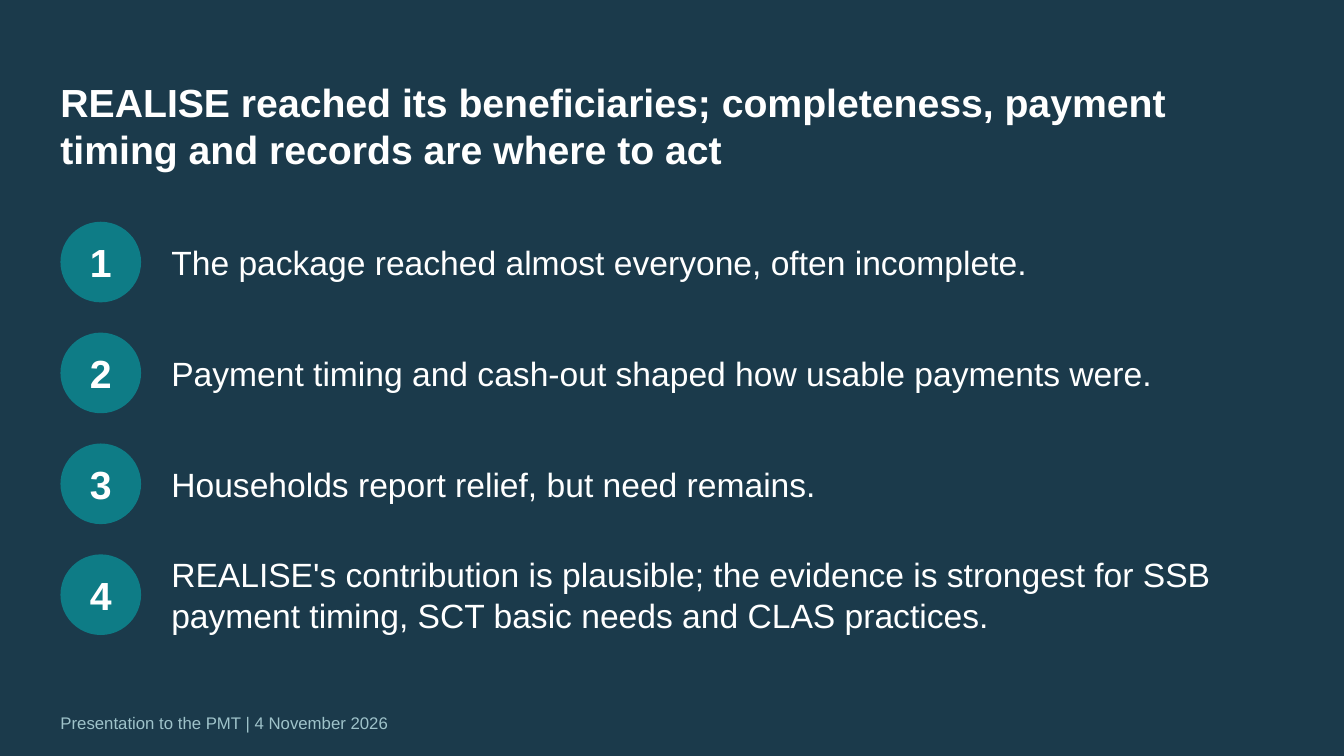
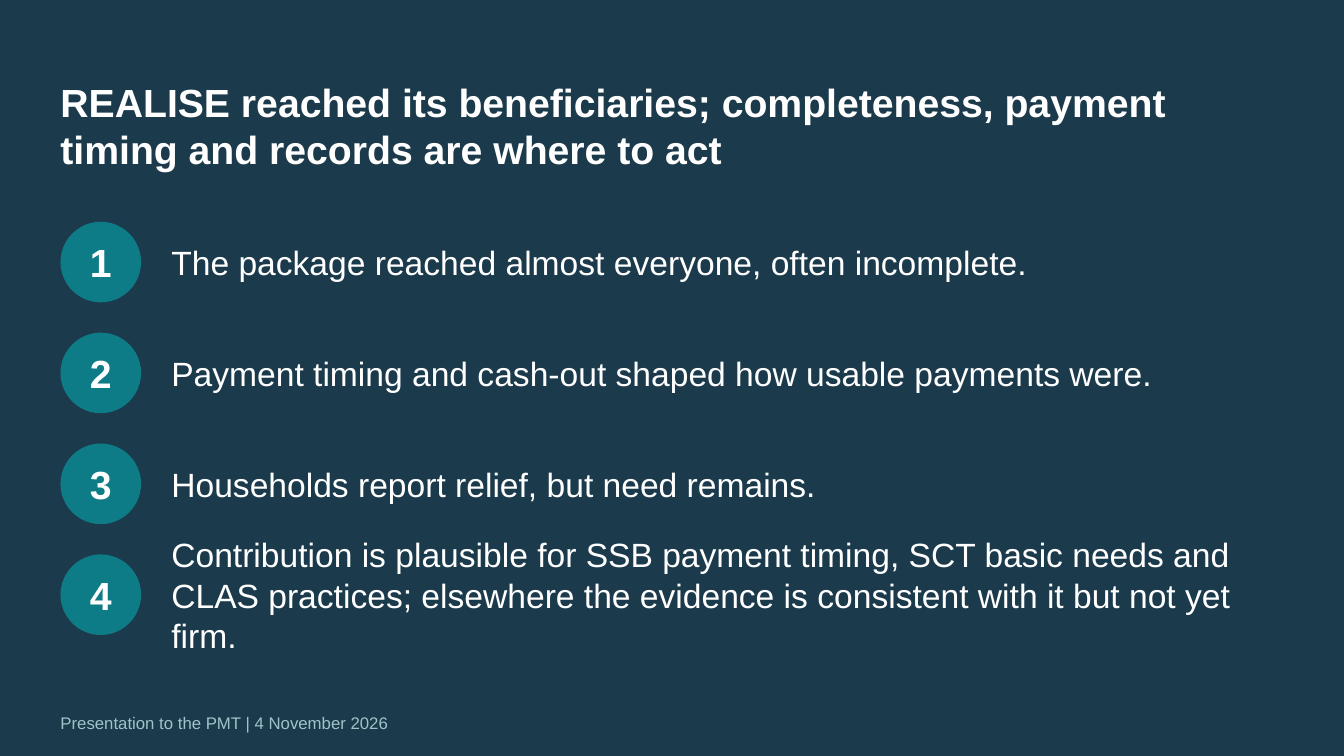
Before and after one commit to kokouekpinda/kokouekpinda, a slide deck: slide 47 of deliverables/REALISE_PMT_Presentation_v5.pptx (slide 44 before the commit). Drawn at 1344x756 pixels with LibreOffice and Linux fonts; fonts in the diff are those of the drawing. Boxes give left, top, right and bottom in pixels: in the first picture for what was removed or moved away, otherwise in the second. Text is boxed around its words. In the diff, an @@ line names an element or a change of style, - is before the commit and + after.

```diff
--- a/deliverables/REALISE_PMT_Presentation_v5.pptx
+++ b/deliverables/REALISE_PMT_Presentation_v5.pptx
@@ text at (171, 542, 1230, 648): text changed @@
-REALISE's contribution is plausible; the evidence is strongest for SSB payment timing, SCT basic needs and CLAS practices.
+Contribution is plausible for SSB payment timing, SCT basic needs and CLAS practices; elsewhere the evidence is consistent with it but not yet firm.
```
Also in this commit, not shown: 7 other slides changed, 11 slides added, 3 slides removed, 7 other files.
